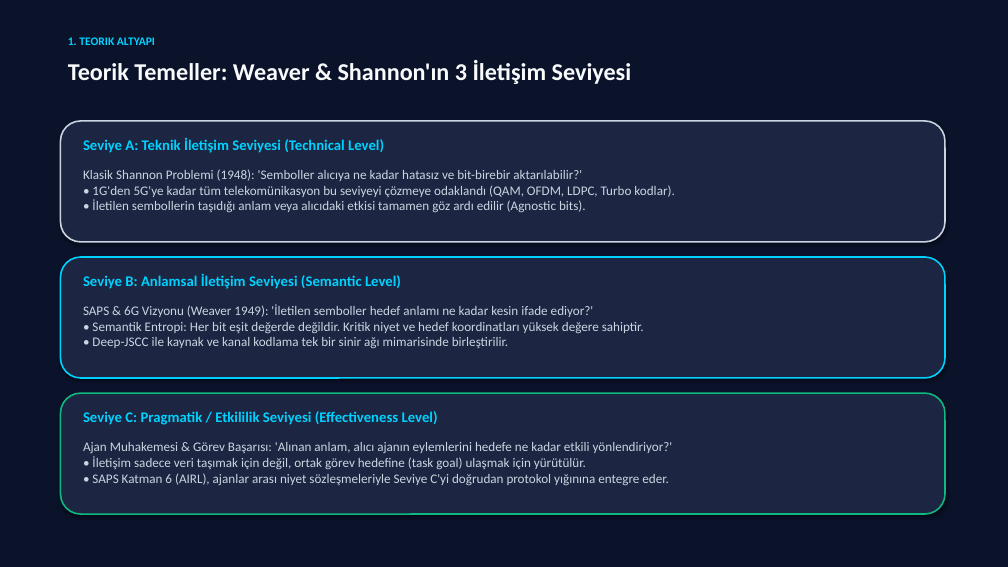
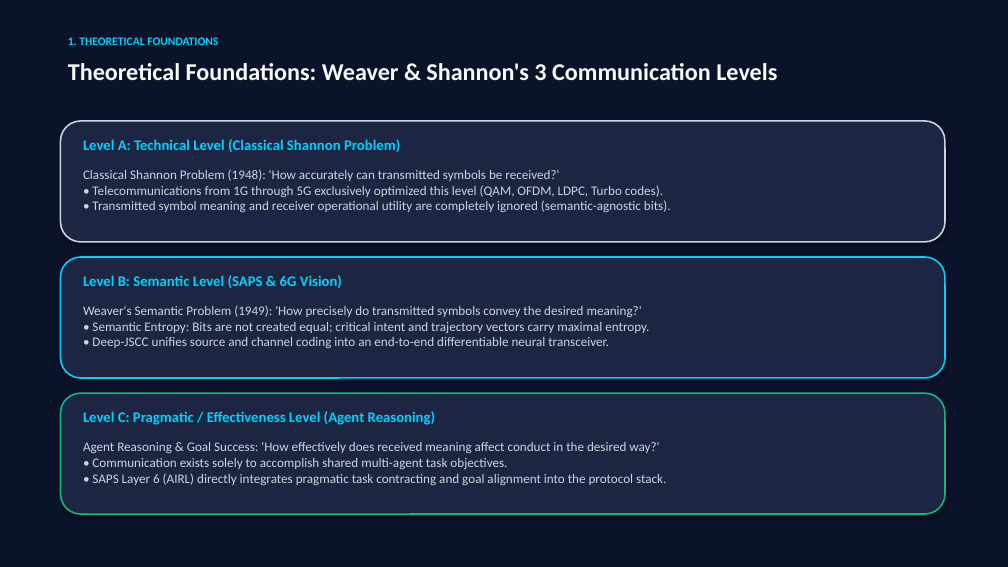
Before and after one commit to TalhaYolcu/saps, a slide deck: slide 3 of docs/SAPS_Presentation.pptx. Drawn at 1008x567 pixels with LibreOffice and Linux fonts; fonts in the diff are those of the drawing. Boxes give left, top, right and bottom in pixels: in the first picture for what was removed or moved away, otherwise in the second. Text is boxed around its words. In the diff, an @@ line names an element or a change of style, - is before the commit and + after.

```diff
--- a/docs/SAPS_Presentation.pptx
+++ b/docs/SAPS_Presentation.pptx
@@ text at bbox=[68, 37, 218, 45]: text changed @@
-1. TEORIK ALTYAPI
+1. THEORETICAL FOUNDATIONS
@@ text at bbox=[68, 63, 777, 80]: text changed @@
-Teorik Temeller: Weaver & Shannon'ın 3 İletişim Seviyesi
+Theoretical Foundations: Weaver & Shannon's 3 Communication Levels
@@ text at bbox=[83, 139, 400, 152]: text changed @@
-Seviye A: Teknik İletişim Seviyesi (Technical Level)
+Level A: Technical Level (Classical Shannon Problem)
@@ text at bbox=[83, 169, 671, 212]: text changed @@
-Klasik Shannon Problemi (1948): 'Semboller alıcıya ne kadar hatasız ve bit-birebir aktarılabilir?'
-• 1G'den 5G'ye kadar tüm telekomünikasyon bu seviyeyi çözmeye odaklandı (QAM, OFDM, LDPC, Turbo kodlar).
-• İletilen sembollerin taşıdığı anlam veya alıcıdaki etkisi tamamen göz ardı edilir (Agnostic bits).
+Classical Shannon Problem (1948): 'How accurately can transmitted symbols be received?'
+• Telecommunications from 1G through 5G exclusively optimized this level (QAM, OFDM, LDPC, Turbo codes).
+• Transmitted symbol meaning and receiver operational utility are completely ignored (semantic-agnostic bits).
@@ text at bbox=[83, 275, 342, 288]: text changed @@
-Seviye B: Anlamsal İletişim Seviyesi (Semantic Level)
+Level B: Semantic Level (SAPS & 6G Vision)
@@ text at bbox=[83, 306, 649, 348]: text changed @@
-SAPS & 6G Vizyonu (Weaver 1949): 'İletilen semboller hedef anlamı ne kadar kesin ifade ediyor?'
-• Semantik Entropi: Her bit eşit değerde değildir. Kritik niyet ve hedef koordinatları yüksek değere sahiptir.
-• Deep-JSCC ile kaynak ve kanal kodlama tek bir sinir ağı mimarisinde birleştirilir.
+Weaver's Semantic Problem (1949): 'How precisely do transmitted symbols convey the desired meaning?'
+• Semantic Entropy: Bits are not created equal; critical intent and trajectory vectors carry maximal entropy.
+• Deep-JSCC unifies source and channel coding into an end-to-end differentiable neural transceiver.
@@ text at bbox=[83, 411, 436, 425]: text changed @@
-Seviye C: Pragmatik / Etkililik Seviyesi (Effectiveness Level)
+Level C: Pragmatic / Effectiveness Level (Agent Reasoning)
@@ text at bbox=[83, 442, 666, 485]: text changed @@
-Ajan Muhakemesi & Görev Başarısı: 'Alınan anlam, alıcı ajanın eylemlerini hedefe ne kadar etkili yönlendiriyor?'
-• İletişim sadece veri taşımak için değil, ortak görev hedefine (task goal) ulaşmak için yürütülür.
-• SAPS Katman 6 (AIRL), ajanlar arası niyet sözleşmeleriyle Seviye C'yi doğrudan protokol yığınına entegre eder.
+Agent Reasoning & Goal Success: 'How effectively does received meaning affect conduct in the desired way?'
+• Communication exists solely to accomplish shared multi-agent task objectives.
+• SAPS Layer 6 (AIRL) directly integrates pragmatic task contracting and goal alignment into the protocol stack.
```
Also in this commit, not shown: 23 other slides changed, 2 slides added, 2 slides removed, 2 other files.
